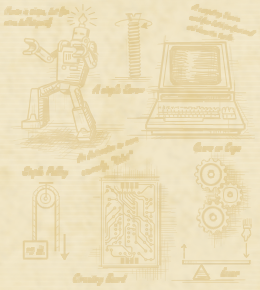
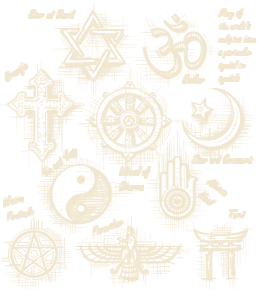
Before/after of a 260x290 layered artwork. What changed in the layer stack:
hid "technology" (1st of 2) over [3,3,257,286]
added layer "religion" (1st of 2) (19%) above "designs" over [0,2,257,290]
hid "corners red" over [0,0,260,290]
